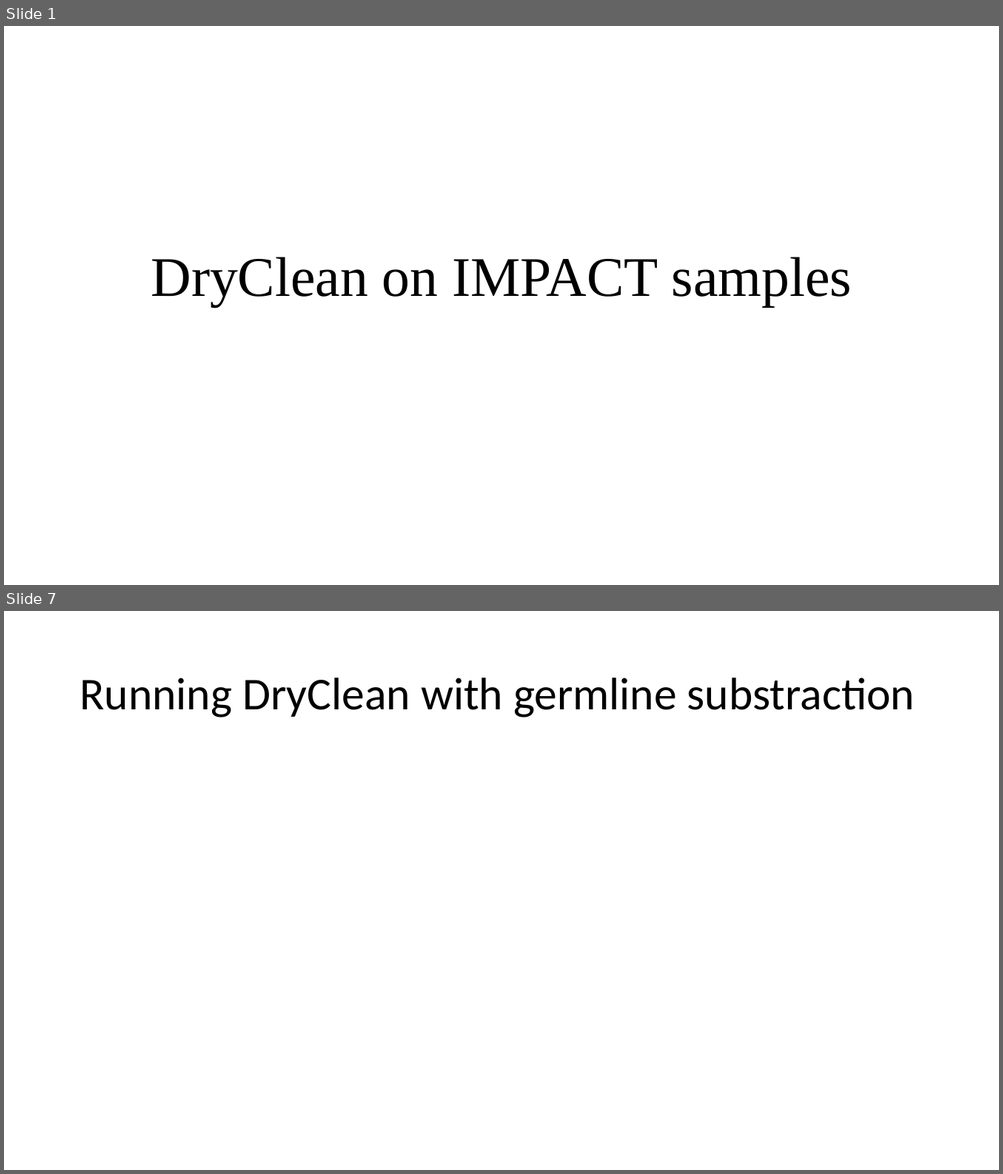
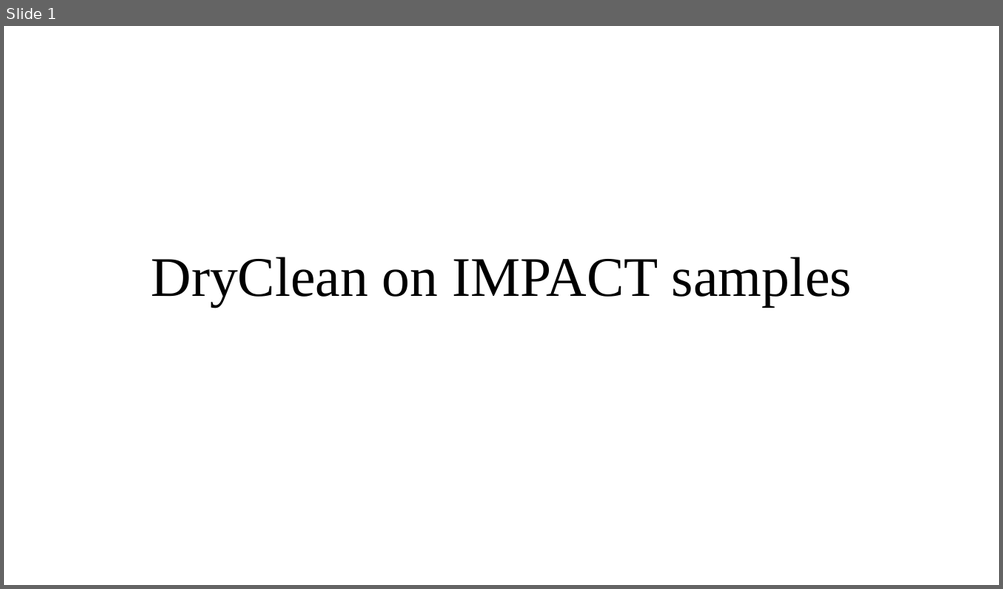
Before and after one commit to chris-kreitzer/DryClean_Facets, a slide deck: IMPACT_DryClean_v1.pptx. Shown one above the other, each under a label of ours: slides 1 and 7 before the commit, slide 1 after it; the slides between them are not shown. The pictures are 1003x1174 and 1003x589 pixels, drawn with LibreOffice and Linux fonts; fonts in the diff are those of the drawing. Boxes give left, top, right and bottom in pixels: in the first picture for what was removed or moved away, otherwise in the second. Text is boxed around its words. In the diff, an @@ line names an element or a change of style, - is before the commit and + after.

```diff
--- a/IMPACT_DryClean_v1.pptx
+++ b/IMPACT_DryClean_v1.pptx
@@ slide 7 removed at <box>4,611,999,1170</box>, background #FFFFFF @@
@@ title removed at <box>79,678,914,718</box> @@
-Running DryClean with germline substraction
```
Also in this commit, not shown: 4 slides changed, 3 slides added, 1 other slide removed.
